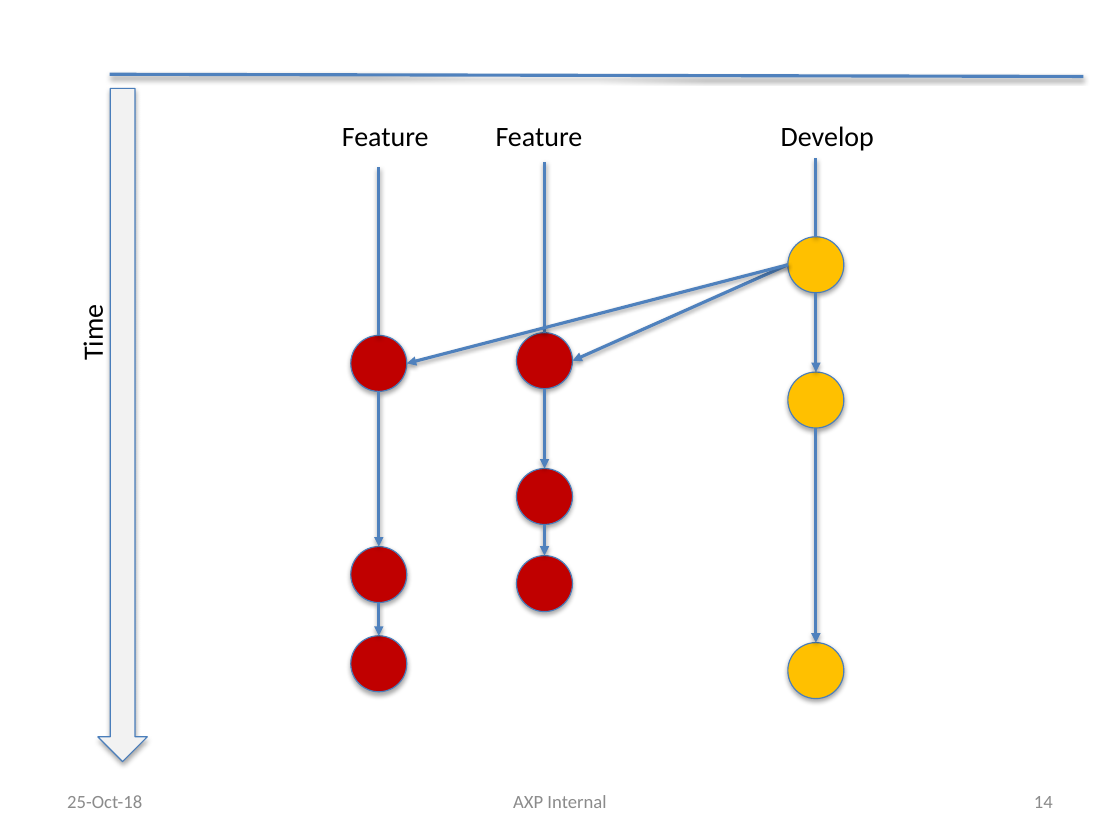
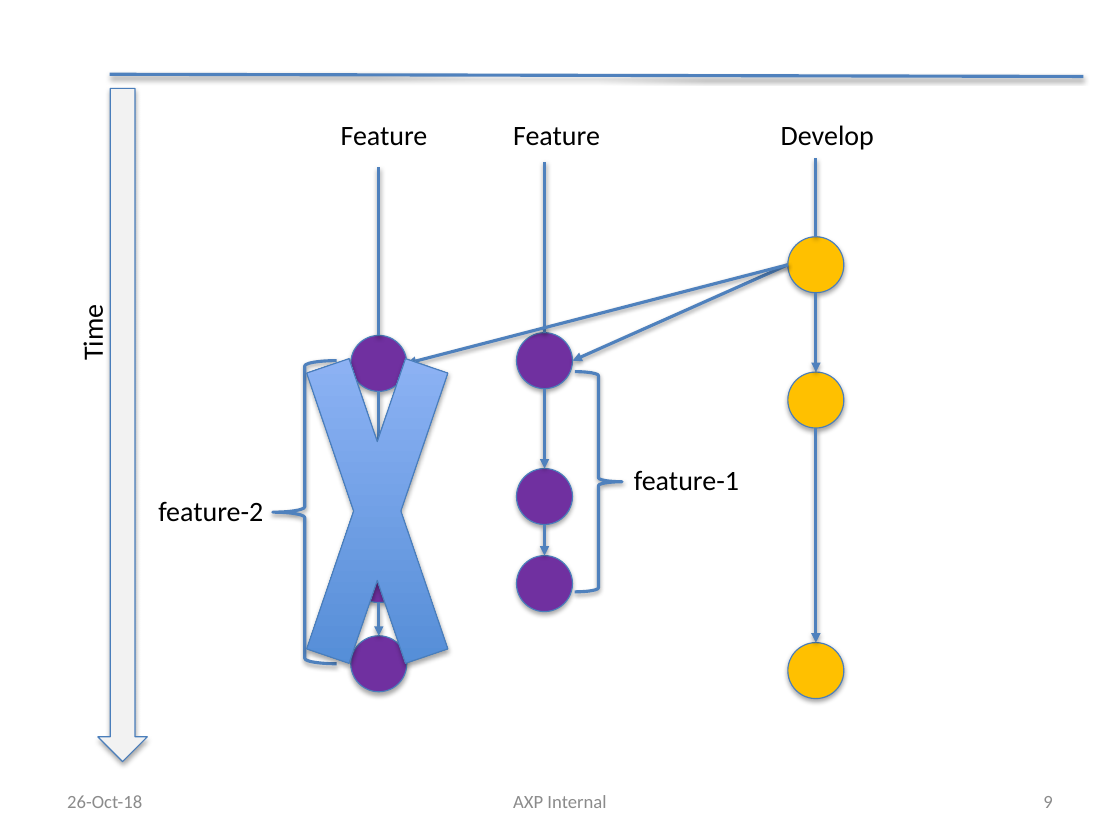
Before and after one commit to liyuan6006/GitStrategies, a slide deck: slide 9 of Branching.pptx (slide 14 before the commit). Drawn at 1120x840 pixels with LibreOffice and Linux fonts; fonts in the diff are those of the drawing. Boxes give left, top, right and bottom in pixels: in the first picture for what was removed or moved away, otherwise in the second. Text is boxed around its words. In the diff, an @@ line names an element or a change of style, - is before the commit and + after.

```diff
--- a/Branching.pptx
+++ b/Branching.pptx
@@ text "Feature": place and size @@
-text "Feature" at (496,128,583,147)
+text "Feature" at (513,127,600,146)
@@ cross added at (282,232,473,791), fill gradient #3F80CE to #A4C4FF, outline #4B7EBC 0.75 pt @@
@@ left brace added at (273,361,337,664), outline #4F81BD 2 pt @@
@@ right brace added at (575,372,622,592), outline #4F81BD 2 pt @@
@@ text added at (634,470,739,491), 18 pt, text #000000 @@
+feature-1
@@ text added at (158,502,263,522), 18 pt, text #000000 @@
+feature-2
@@ fill #C00000 to #7030A0 in 6 elements at (516,333,572,389), (516,556,572,612), (516,468,572,524), (351,335,407,391), (351,547,407,603), (351,636,407,692) @@
@@ text at (67,795,142,808): text changed @@
-25-Oct-18
+26-Oct-18
@@ page number at (1043,796,1052,808): text changed @@
-14
+9
```
Also in this commit, not shown: 14 other slides changed, 2 slides added, 8 slides removed.
